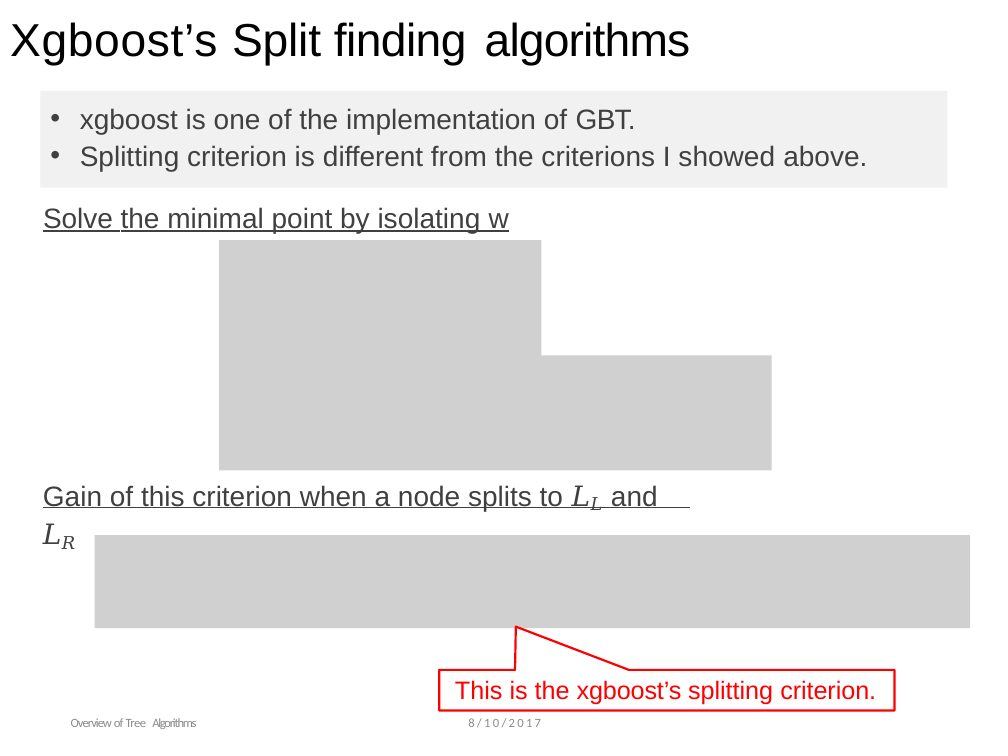
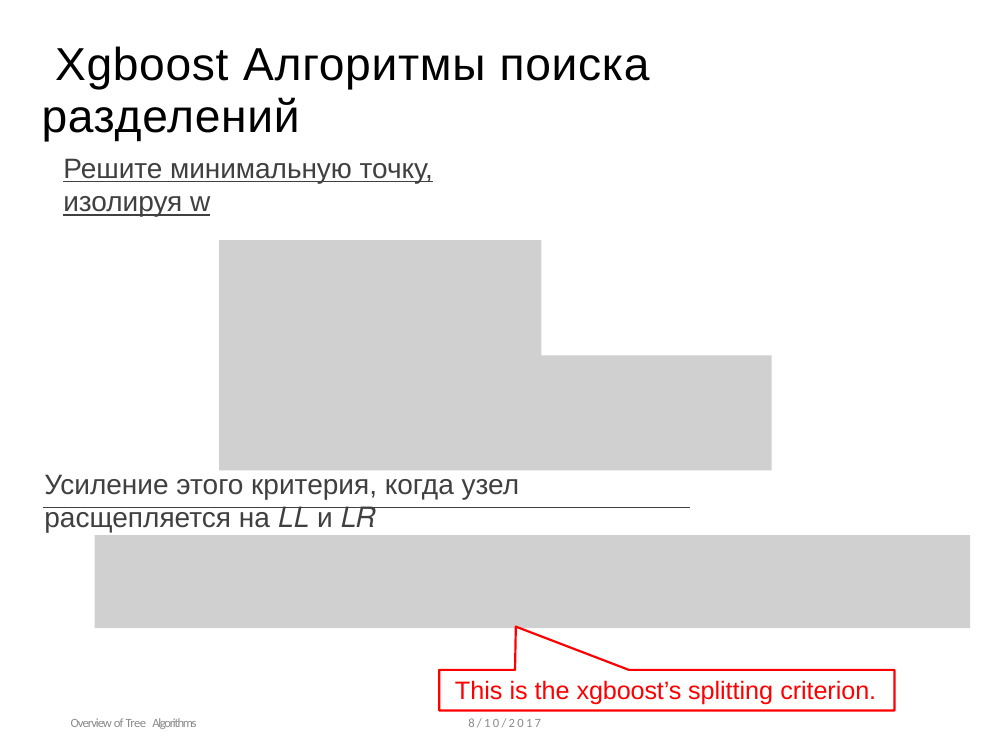
Before and after one commit to ulstu/ml, a slide deck: slide 24 of ml_course_ru/lecture12. Gradient boosting/Lecture 12. From Decision Tree to XGBoost.pptx. Drawn at 1008x756 pixels with LibreOffice and Linux fonts; fonts in the diff are those of the drawing; grey boxes stand for pictures; background and template pictures are left out. Boxes give left, top, right and bottom in pixels: in the first picture for what was removed or moved away, otherwise in the second. Text is boxed around its words. In the diff, an @@ line names an element or a change of style, - is before the commit and + after.

```diff
--- a/ml_course_ru/lecture12. Gradient boosting/Lecture 12. From Decision Tree to XGBoost.pptx
+++ b/ml_course_ru/lecture12. Gradient boosting/Lecture 12. From Decision Tree to XGBoost.pptx
@@ title at bbox=[42, 46, 650, 142]: text changed @@
-Xgboost’s Split finding algorithms
+Xgboost Алгоритмы поиска разделений
@@ rectangle removed at bbox=[40, 91, 948, 187] @@
-• xgboost is one of the implementation of GBT.
-• Splitting criterion is different from the criterions I showed above.
@@ text at bbox=[63, 158, 433, 217]: text changed @@
-Solve the minimal point by isolating w
+Решите минимальную точку, изолируя w
@@ text at bbox=[44, 474, 520, 536]: text changed @@
-Gain of this criterion when a node splits to 𝐿𝐿 and 𝐿𝑅
+Усиление этого критерия, когда узел расщепляется на 𝐿𝐿 и 𝐿𝑅
```
Also in this commit, not shown: 30 other slides changed, 5 slides added, 5 slides removed, 27 other files.
